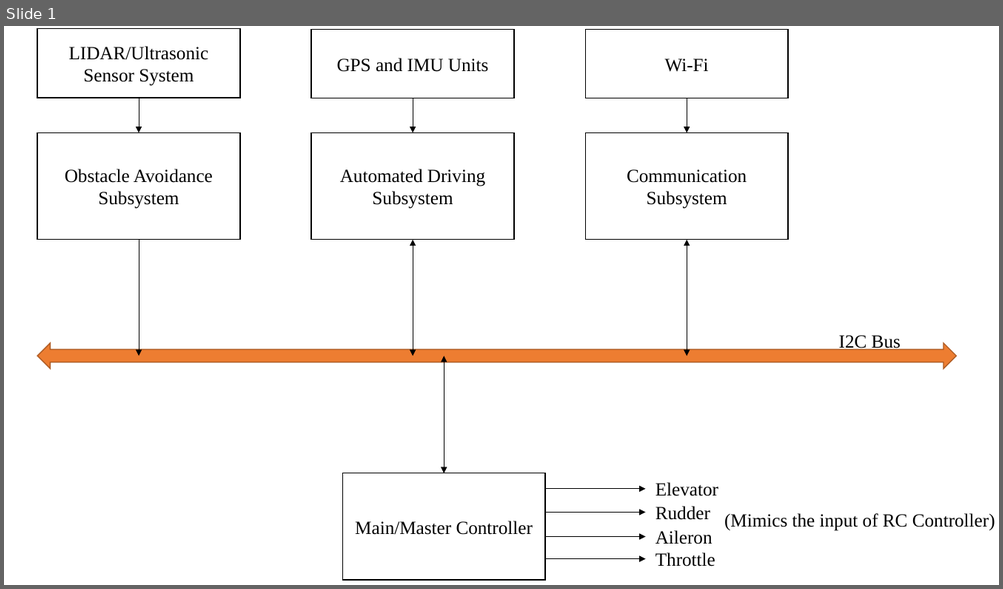
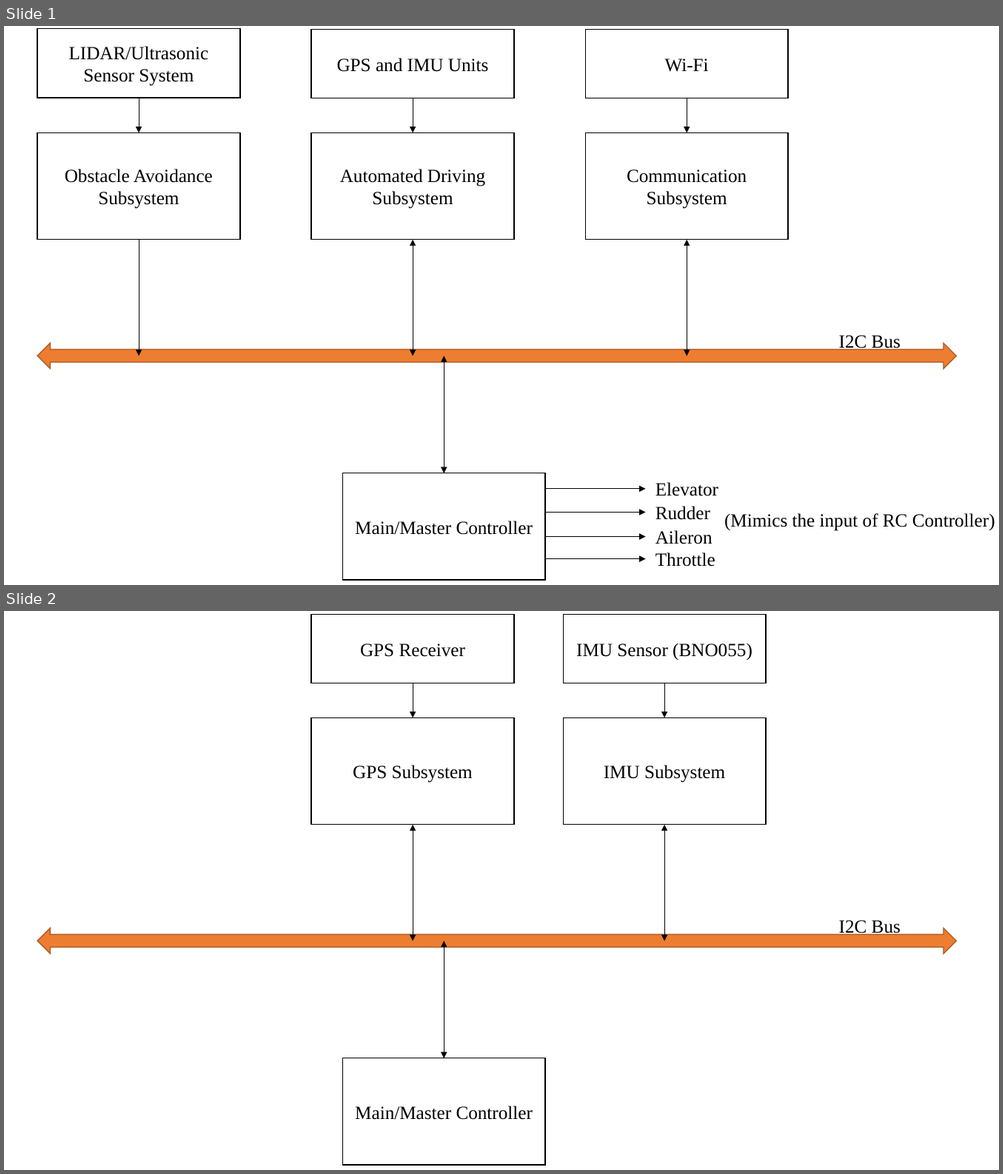
Before and after one commit to jeevaraam/AutoDrone, a slide deck: Documentation/Blocks.pptx. Shown one above the other, each under a label of ours: slide 1 before the commit, slides 1 and 2 after it. The pictures are 1003x589 and 1003x1174 pixels, drawn with LibreOffice and Linux fonts; fonts in the diff are those of the drawing. Boxes give left, top, right and bottom in pixels: in the first picture for what was removed or moved away, otherwise in the second. Text is boxed around its words. In the diff, an @@ line names an element or a change of style, - is before the commit and + after.

Commit message:
Subsystem Implementation Blocks and Register Structure

```diff
--- a/Documentation/Blocks.pptx
+++ b/Documentation/Blocks.pptx
@@ slide 2 added at (x1=4, y1=611, x2=999, y2=1170), background #FFFFFF @@
@@ group added at (x1=37, y1=614, x2=956, y2=1165): 5 rectangles, 3 double arrows, 2 arrows, 1 left right arrow, 1 text @@
+I2C Bus
+GPS Subsystem
+GPS Receiver
+IMU Subsystem
+IMU Sensor (BNO055)
+Main/Master Controller
```
Also in this commit, not shown: 6 other slides added, 1 other file.
